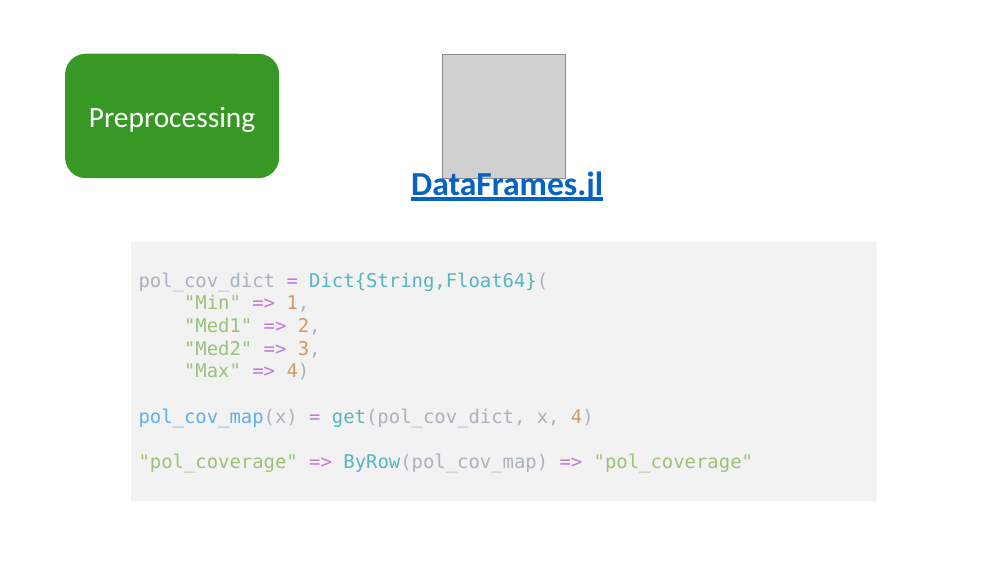
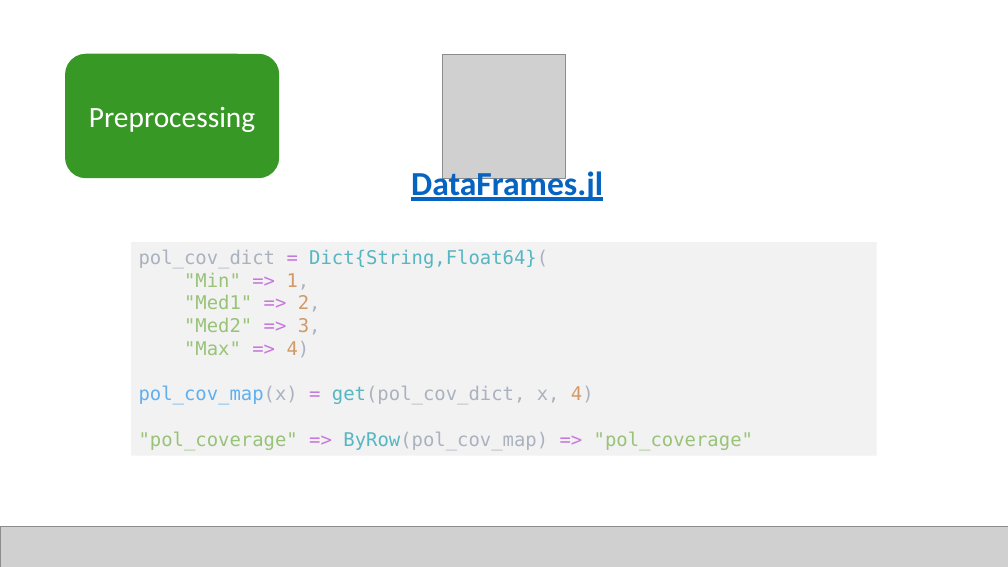
Before and after one commit to JuliaComputing/ScoringEngineDemo.jl, a slide deck: slide 6 of webinar-2022-02-15.pptx. Drawn at 1008x567 pixels with LibreOffice and Linux fonts; fonts in the diff are those of the drawing; grey boxes stand for pictures. Boxes give left, top, right and bottom in pixels: in the first picture for what was removed or moved away, otherwise in the second. Text is boxed around its words. In the diff, an @@ line names an element or a change of style, - is before the commit and + after.

```diff
--- a/webinar-2022-02-15.pptx
+++ b/webinar-2022-02-15.pptx
@@ rectangle "pol_cov_dict = Dict{String,Float64}(": place and size @@
-rectangle "pol_cov_dict = Dict{String,Float64}(" at bbox=[132, 242, 877, 501]
+rectangle "pol_cov_dict = Dict{String,Float64}(" at bbox=[132, 242, 877, 456]
@@ picture added at bbox=[0, 526, 1008, 567] @@
```
Also in this commit, not shown: 12 other slides changed, 1 slide added, 2 slides removed, 5 other files.
